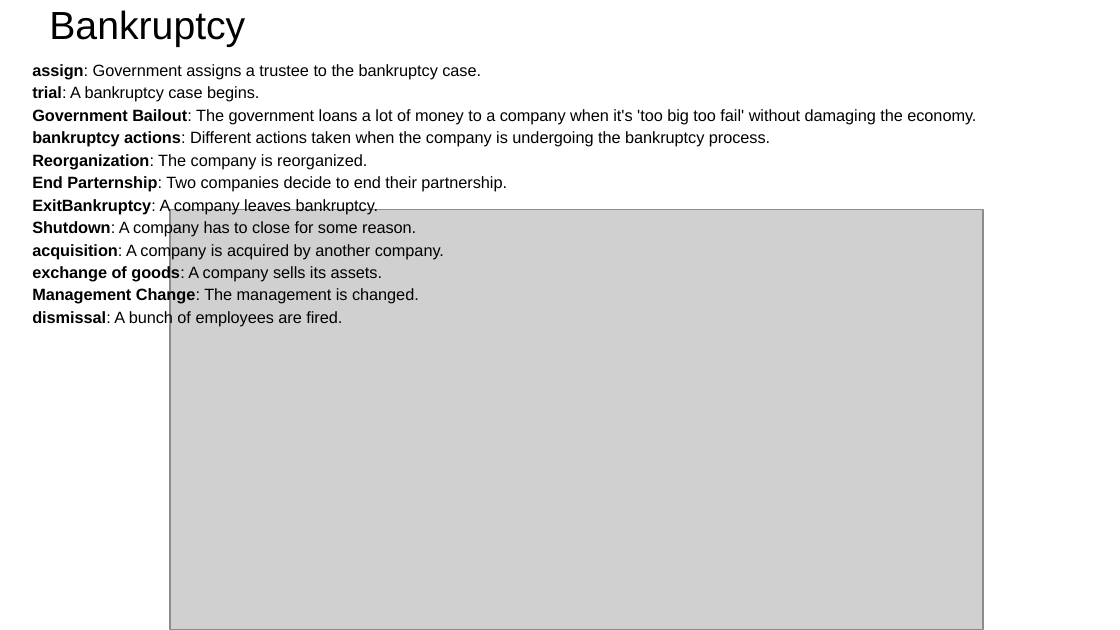
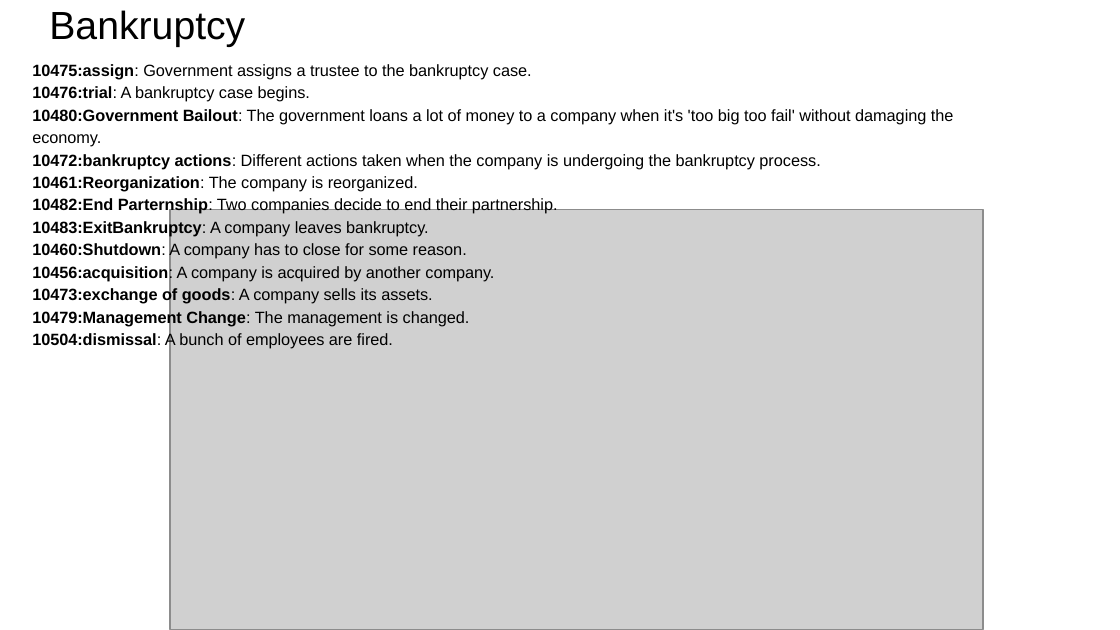
Before and after one commit to RESIN-KAIROS/schemalib, a slide deck: slide 8 of hrf/business_change.pptx. Drawn at 1120x630 pixels with LibreOffice and Linux fonts; fonts in the diff are those of the drawing; grey boxes stand for pictures. Boxes give left, top, right and bottom in pixels: in the first picture for what was removed or moved away, otherwise in the second. Text is boxed around its words. In the diff, an @@ line names an element or a change of style, - is before the commit and + after.

```diff
--- a/hrf/business_change.pptx
+++ b/hrf/business_change.pptx
@@ text at box(32, 64, 954, 349): text changed @@
-assign: Government assigns a trustee to the bankruptcy case.
-trial: A bankruptcy case begins.
-Government Bailout: The government loans a lot of money to a company when it's 'too big too fail' without damaging the economy.
-bankruptcy actions: Different actions taken when the company is undergoing the bankruptcy process.
-Reorganization: The company is reorganized.
-End Parternship: Two companies decide to end their partnership.
-ExitBankruptcy: A company leaves bankruptcy.
-Shutdown: A company has to close for some reason.
-acquisition: A company is acquired by another company.
-exchange of goods: A company sells its assets.
-Management Change: The management is changed.
-dismissal: A bunch of employees are fired.
+10475:assign: Government assigns a trustee to the bankruptcy case.
+10476:trial: A bankruptcy case begins.
+10480:Government Bailout: The government loans a lot of money to a company when it's 'too big too fail' without damaging the economy.
+10472:bankruptcy actions: Different actions taken when the company is undergoing the bankruptcy process.
+10461:Reorganization: The company is reorganized.
+10482:End Parternship: Two companies decide to end their partnership.
+10483:ExitBankruptcy: A company leaves bankruptcy.
+10460:Shutdown: A company has to close for some reason.
+10456:acquisition: A company is acquired by another company.
+10473:exchange of goods: A company sells its assets.
+10479:Management Change: The management is changed.
+10504:dismissal: A bunch of employees are fired.
```
Also in this commit, not shown: 8 other slides changed, 39 other files.
